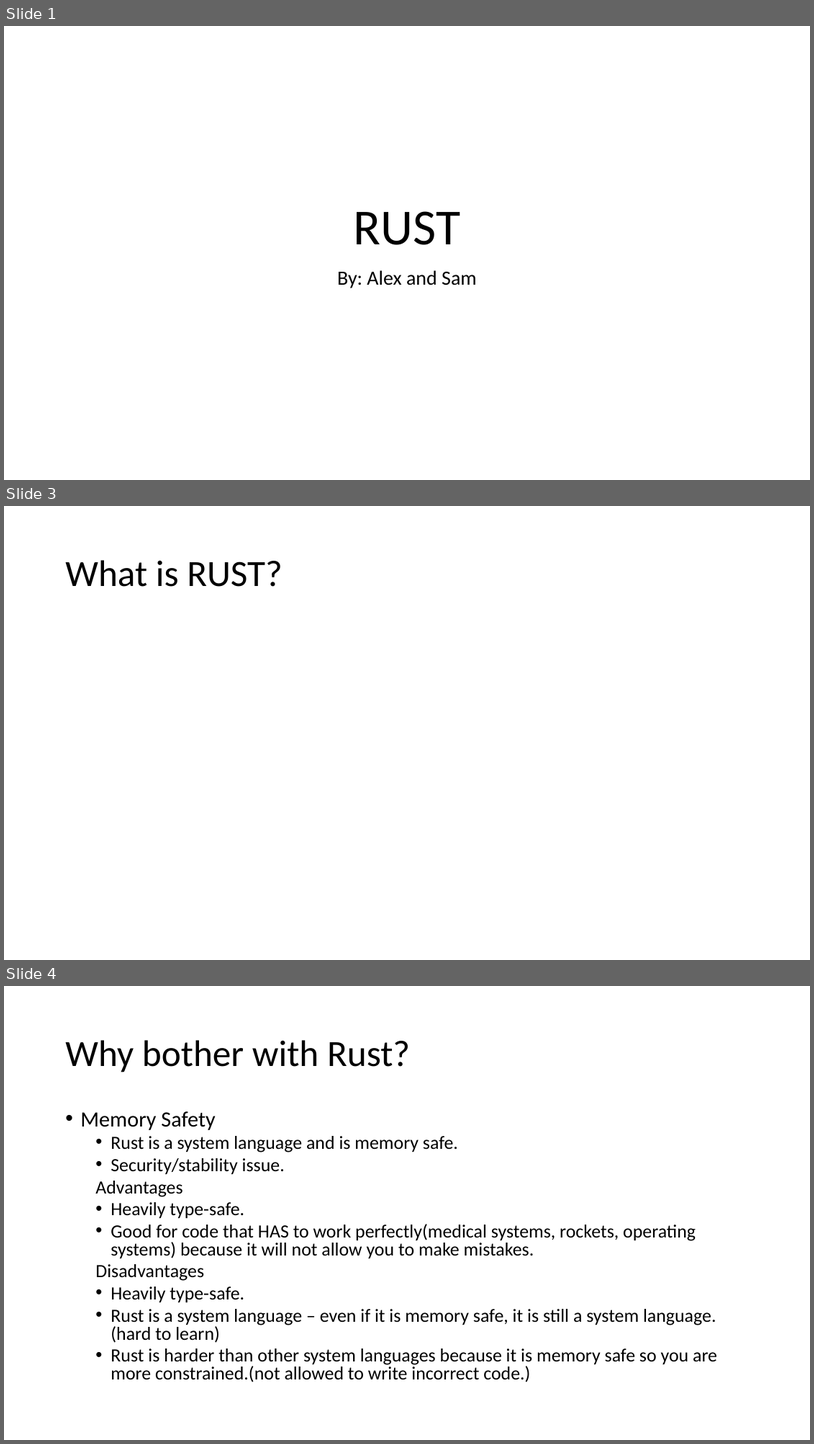
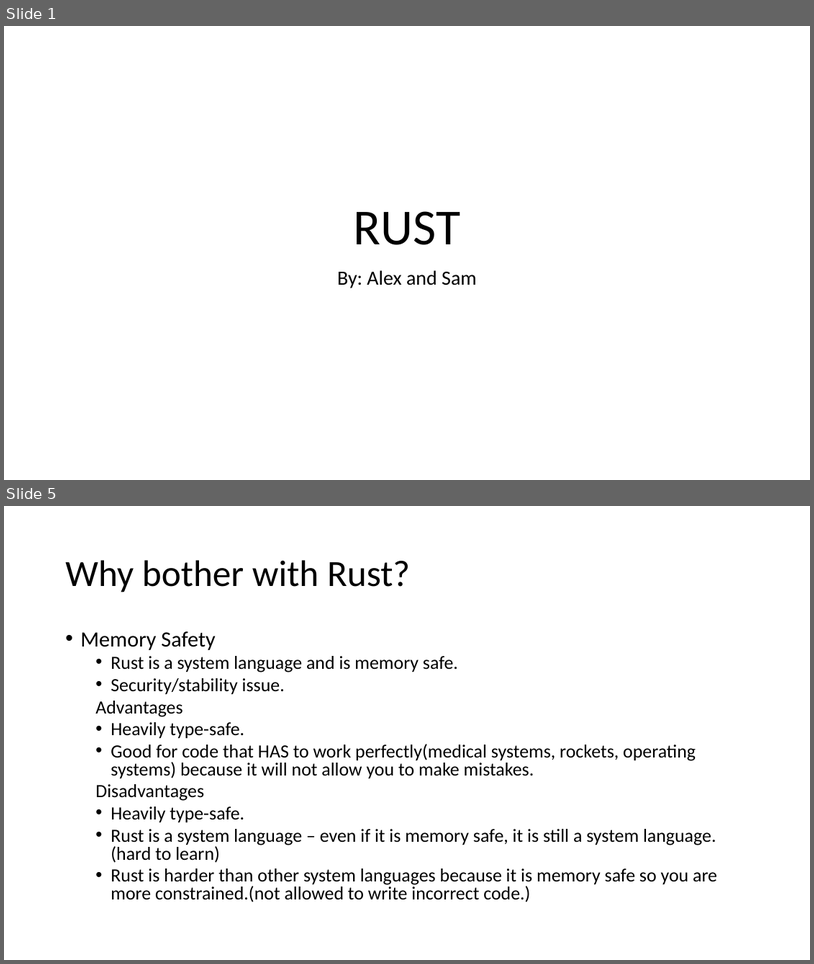
Before and after one commit to AlexbMitchelmore/WebDevRust, a slide deck: RUST.pptx. Shown one above the other, each under a label of ours: slides 1, 3 and 4 before the commit, slides 1 and 5 after it; the slides between them are not shown. The pictures are 814x1444 and 814x964 pixels, drawn with LibreOffice and Linux fonts; fonts in the diff are those of the drawing. Boxes give left, top, right and bottom in pixels: in the first picture for what was removed or moved away, otherwise in the second. Text is boxed around its words. In the diff, an @@ line names an element or a change of style, - is before the commit and + after.

```diff
--- a/RUST.pptx
+++ b/RUST.pptx
@@ slide 3 removed at (x1=4, y1=506, x2=810, y2=960), background #FFFFFF @@
@@ title removed at (x1=65, y1=560, x2=283, y2=587) @@
-What is RUST?
@@ what was slide 4 is now slide 5 @@
```
Also in this commit, not shown: 1 slide changed, 2 slides added.
